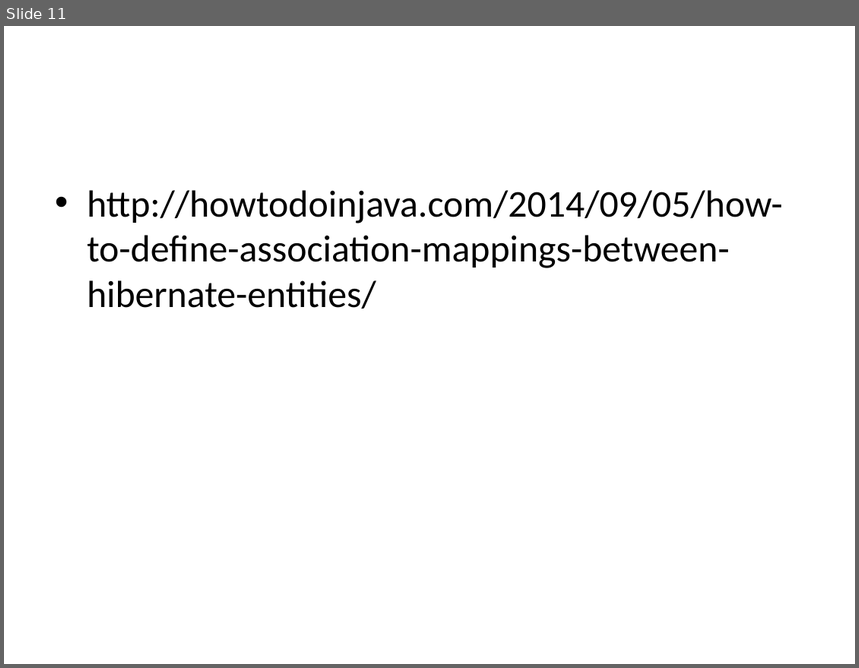
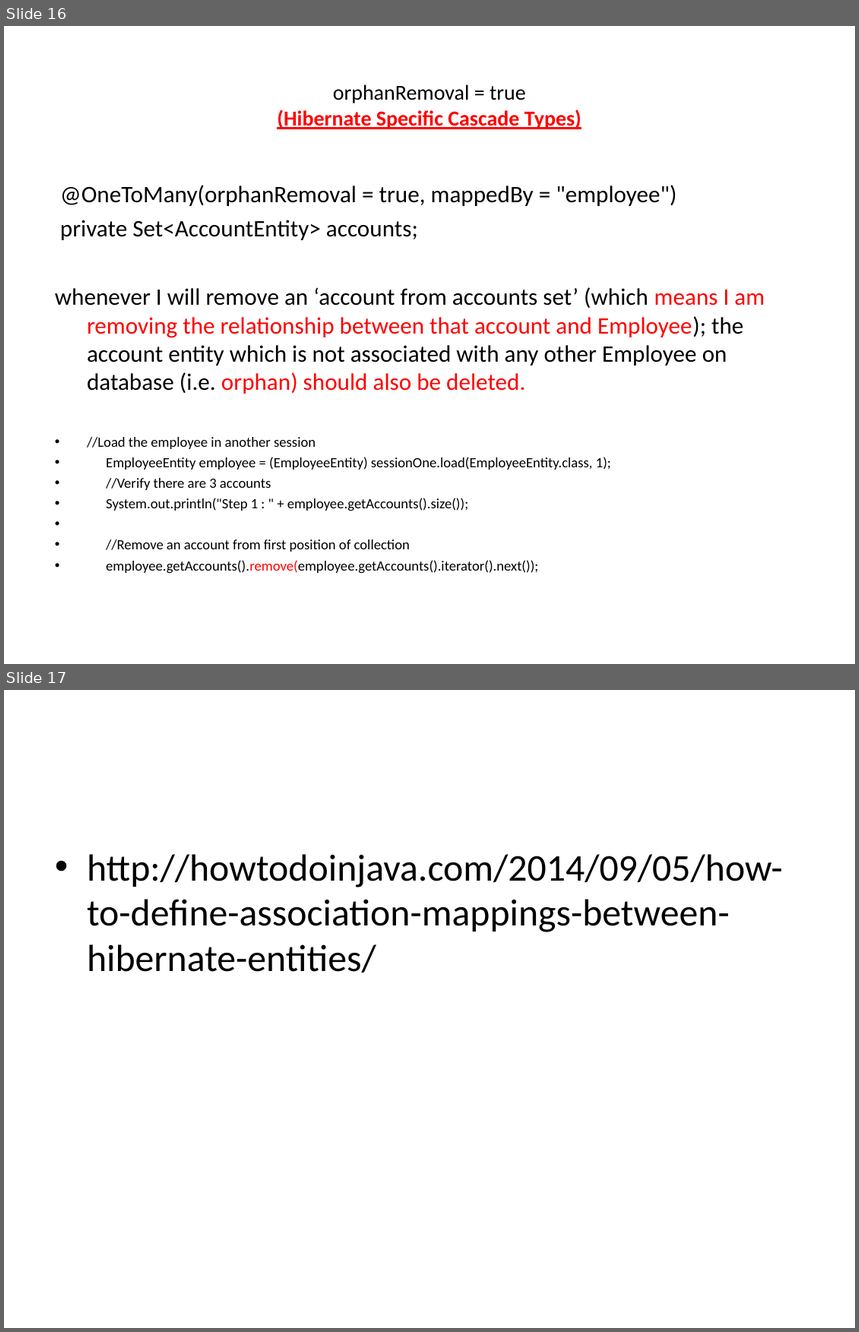
Before and after one commit to someshkumarvelusamy/myPPT, a slide deck: Hibernate 4.ppt. Shown one above the other, each under a label of ours: slide 11 before the commit, slides 16 and 17 after it. The pictures are 859x668 and 859x1332 pixels, drawn with LibreOffice and Linux fonts; fonts in the diff are those of the drawing. Boxes give left, top, right and bottom in pixels: in the first picture for what was removed or moved away, otherwise in the second. Text is boxed around its words. In the diff, an @@ line names an element or a change of style, - is before the commit and + after.

```diff
--- a/Hibernate 4.ppt
+++ b/Hibernate 4.ppt
@@ slide 16 added at box(4, 26, 855, 664), background #FFFFFF @@
@@ title added at box(277, 85, 582, 129), 18 pt, text #FF0000, bold, underline @@
+orphanRemoval = true
+(Hibernate Specific Cascade Types)
@@ text added at box(55, 185, 765, 574), 12 pt, text #000000 @@
+@OneToMany(orphanRemoval = true, mappedBy = "employee")
+private Set<AccountEntity> accounts;
+whenever I will remove an ‘account from accounts set’ (which means I am removing the relationship between that account and Employee); the account entity which is not associated with any other Employee on database (i.e. orphan) should also be deleted.
+• //Load the employee in another session
+• EmployeeEntity employee = (EmployeeEntity) sessionOne.load(EmployeeEntity.class, 1);
+• //Verify there are 3 accounts
+• System.out.println("Step 1 : " + employee.getAccounts().size());
+• //Remove an account from first position of collection
+• employee.getAccounts().remove(employee.getAccounts().iterator().next());
@@ what was slide 11 is now slide 17 @@
```
Also in this commit, not shown: 5 other slides added.
